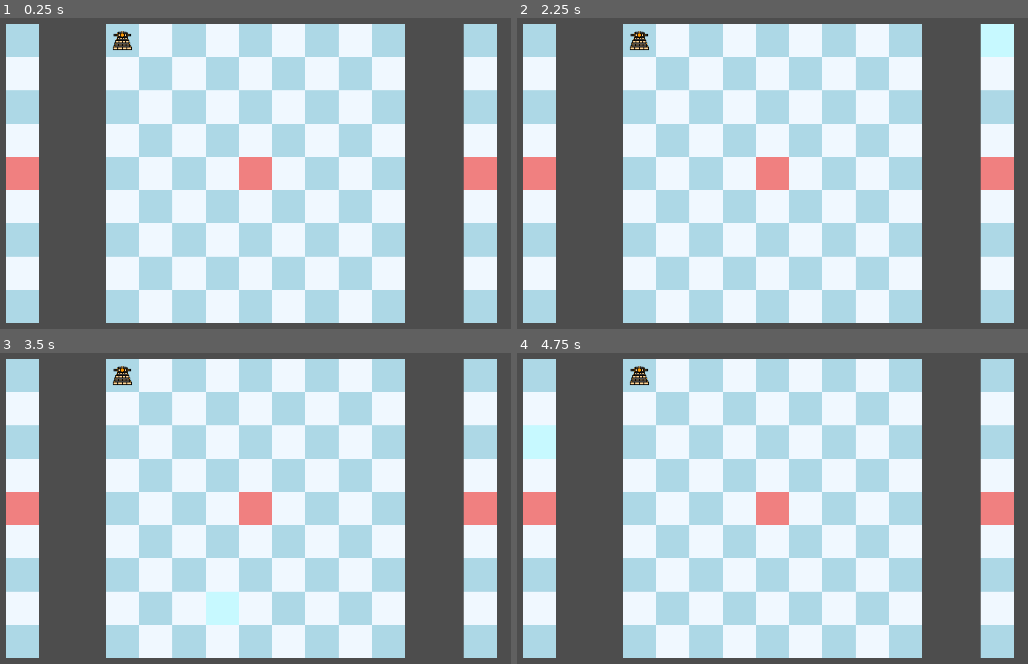
Above: before the commit, frames 1-4 (two rows, left to right).
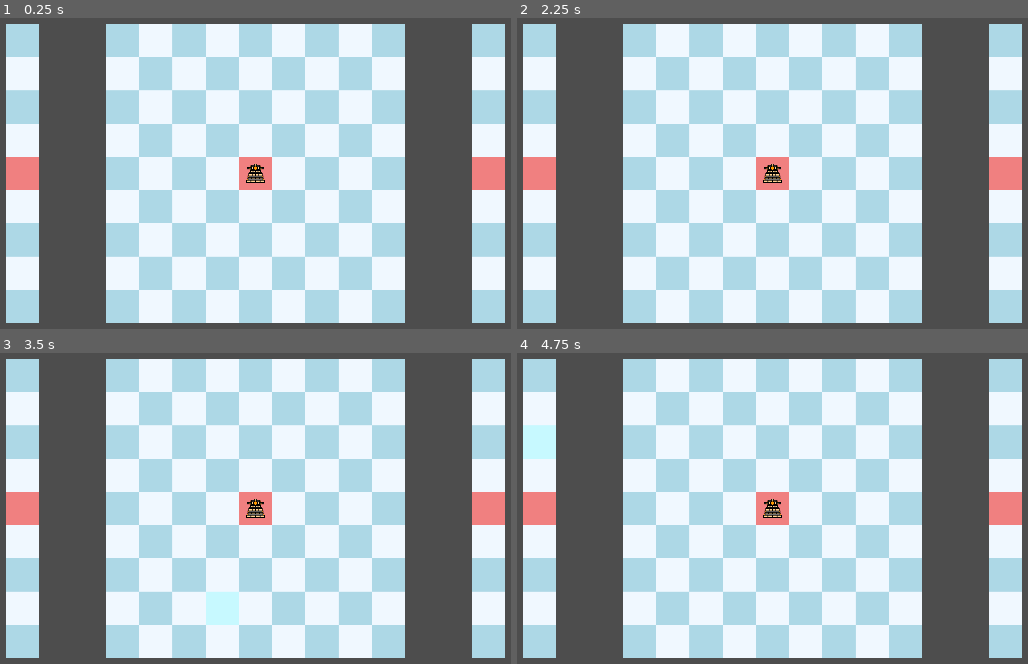
Above: after the commit, the same moments.

Repository: Paul-Sml/Godot-Board
Game: Godot game, scene res://game.tscn
Two runs of this game, one before a commit and one after it. Both use one fixed random seed, a clock stepped at 60 frames per second and the inputs below.
Inputs (mouse positions are in pixels of both pictures, inside the frame that each line leads up to):
- Up to frame 1 (0.25 s): no input
- Up to frame 2 (2.25 s): tap Enter at 0.5, 2 s; move the mouse to (624, 24) at 0.52 s; press the mouse at (624, 24) at 0.53 s; tap Space at 1.25 s; move the mouse to (522, 24) at 1.27 s; release the mouse at (522, 24) at 1.28 s; right-click (522, 24) at 1.35 s; click (522, 24) at 1.42 s; move the mouse to (982, 24) at 2.02 s; press the mouse at (982, 24) at 2.03 s
- Up to frame 3 (3.5 s): tap Space at 2.75 s; move the mouse to (214, 598) at 2.77 s; release the mouse at (214, 598) at 2.78 s; right-click (214, 598) at 2.85 s; click (214, 598) at 2.92 s
- Up to frame 4 (4.75 s): tap Enter at 3.5 s; move the mouse to (1012, 576) at 3.52 s; press the mouse at (1012, 576) at 3.53 s; tap Space at 4.25 s; move the mouse to (532, 440) at 4.27 s; release the mouse at (532, 440) at 4.28 s; right-click (532, 440) at 4.35 s; click (532, 440) at 4.42 s

The runs differ from the first frame. In frame 1, 3.6% of the frame differs, in the area x 22-99%, y 1-99%; in frame 2, 4.1%; in frame 3, 3.6%; in frame 4, 3.6%.

Commit message:
a bit scuffy but works

Diff:
--- a/Board/Scripts/board.gd
+++ b/Board/Scripts/board.gd
@@ -78,7 +78,7 @@
 ##---INTERACTIONS---
 
 ##TODO : Better holding
-func _gui_input(_event: InputEvent) -> void:
+func _gui_input(event: InputEvent) -> void:
 	if Input.is_action_just_pressed("Click"):
 		originalTile = hoveredTile
 		if canHoldItems:
@@ -98,6 +98,8 @@
 		else : if Input.is_action_just_released("Click"):
 			if hoveredTile != null:
 				move.emit(originalTile, hoveredTile)
+
+
 
 ##---ACTIONS---
 
--- a/Board/Scripts/tile.gd
+++ b/Board/Scripts/tile.gd
@@ -27,9 +27,11 @@
 #Hovering
 func _on_display_mouse_entered() -> void:
 	board.hoveredTile = self
+	board.get_parent().hoveredTile = self
 	setColor(currentColor*1.15)
 func _on_display_mouse_exited() -> void:
 	board.hoveredTile = null
+	board.get_parent().hoveredTile = null
 	setColor(currentColor)
 
 ##---ACTIONS---
--- a/game.gd
+++ b/game.gd
@@ -1,9 +1,11 @@
 extends Control
 const tileSize: Vector2 = Vector2(80,80)
 
-var mainBoard: Board = Board.new(9,9, false, tileSize)
-var sideBoard1: Board = Board.new(1,9, false, tileSize)
-var sideBoard2: Board = Board.new(1,9, false, tileSize)
+var mainBoard: Board = Board.new(9,9, true, tileSize)
+var sideBoard1: Board = Board.new(1,9, true, tileSize)
+var sideBoard2: Board = Board.new(1,9, true, tileSize)
+
+var hoveredTile: Tile
 
 const NEW_RESOURCE = preload("res://Assets/new_resource.tres")
 
@@ -15,14 +17,19 @@
 	#Connect Boards' signals to game functions
 	mainBoard.move.connect(move)
 	mainBoard.outsideMove.connect(moveToAnotherBoard)
+	sideBoard1.outsideMove.connect(moveToAnotherBoard)
+	sideBoard2.outsideMove.connect(moveToAnotherBoard)
 
-	mainBoard.getTile(0,0).placeNodeOnTile(Pawn.new(NEW_RESOURCE))
+	mainBoard.getTile(4,4).placeNodeOnTile(Pawn.new(NEW_RESOURCE))
 
 	sideBoard1.position.x = -600
-	sideBoard2.position.x = 500
+	sideBoard2.position.x = 520
 
 func move(startingTile: Tile, endingTile: Tile) -> void:
 	mainBoard.movePawnAction(startingTile,endingTile)
 
-func moveToAnotherBoard() -> void:
-	print("no target board")
+func moveToAnotherBoard(startingTile: Tile) -> void:
+	var pawn = startingTile.getPawnOnTile()
+	if pawn != null:
+		startingTile.removeNodeOnTile(pawn)
+		hoveredTile.placeNodeOnTile(pawn)
